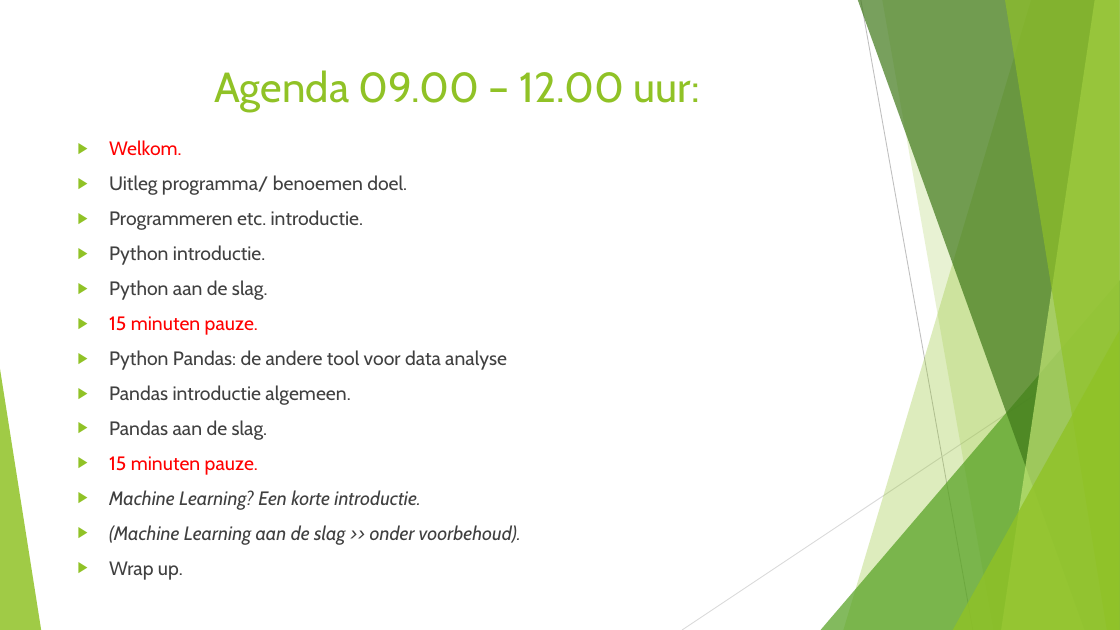
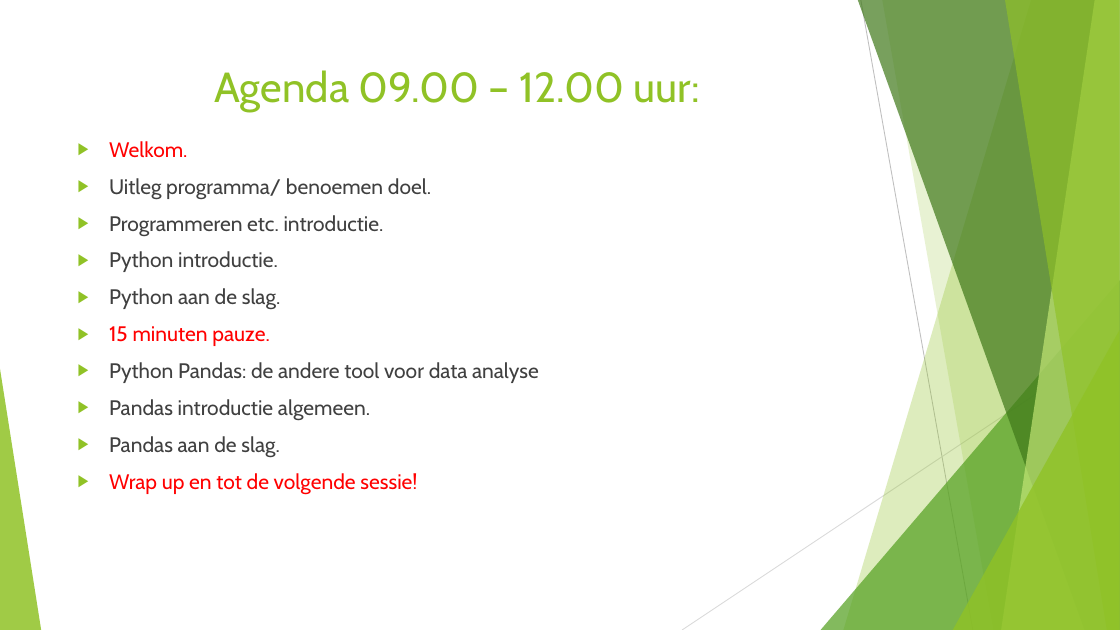
Before and after one commit to HagaZiekenhuis/python-workshops, a slide deck: slide 4 of Intro.pptx (slide 3 before the commit). Drawn at 1120x630 pixels with LibreOffice and Linux fonts; fonts in the diff are those of the drawing. Boxes give left, top, right and bottom in pixels: in the first picture for what was removed or moved away, otherwise in the second. Text is boxed around its words. In the diff, an @@ line names an element or a change of style, - is before the commit and + after.

```diff
--- a/Intro.pptx
+++ b/Intro.pptx
@@ text at [109, 141, 539, 458]: size 16.6 to 18 pt in "Welkom.", "Uitleg programma/ benoemen doel.", "Programmeren etc. introductie.", "Python introductie." and 5 more places @@
@@ text at [109, 473, 417, 495]: text changed; size 16.6 to 18 pt; text colour #404040 to #FF0000; italic off @@
-▶ 15 minuten pauze.
-▶ Machine Learning? Een korte introductie.
-▶ (Machine Learning aan de slag >> onder voorbehoud).
-▶ Wrap up.
+▶ Wrap up en tot de volgende sessie!
```
Also in this commit, not shown: 3 other slides changed, 5 slides added, 9 slides removed.
